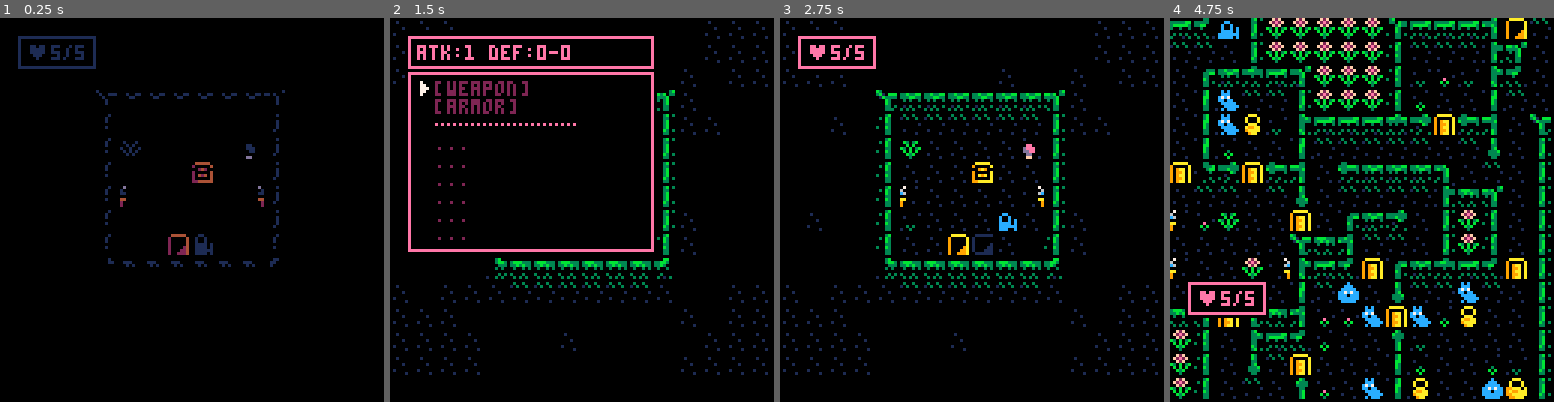
Above: before the commit, frames 1-4 (left to right).
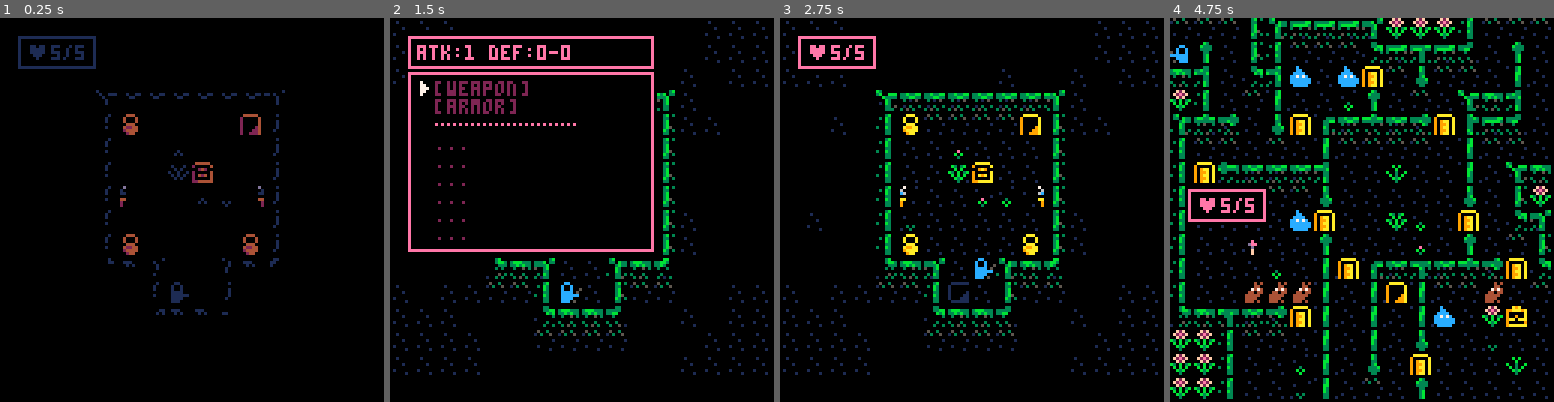
Above: after the commit, the same moments.

Repository: samanpwbb/pico-8
Game: PICO-8 cartridge testgame.p8
Same seed, same stepped clock (60 frames per second), same inputs: the game is played once before the commit and once after it.
Inputs:
- Up to frame 1 (0.25 s): no input
- Up to frame 2 (1.5 s): tap X (X key) at 0.33, 1.07 s; tap O (Z key) at 0.7 s
- Up to frame 3 (2.75 s): hold Right 1.6-2.1 s; tap O (Z key) at 1.7, 2.1, 2.5 s; tap X (X key) at 1.85 s; hold Up 2.15-2.42 s; hold Right from 2.47 s (still down)
- Up to frame 4 (4.75 s): tap O (Z key) every 0.4 s from 2.9 to 4.5 s; tap X (X key) at 2.97, 4.08 s; release Right at 3.03 s; hold Left 3.08-3.58 s; hold Down 3.63-3.97 s; hold Right 4.02-4.68 s; hold Up from 4.73 s (still down)

The runs differ from the first frame. In frame 1, 1.6% of the frame differs, in the area x 31-73%, y 25-78%; in frame 2, 2.0%; in frame 3, 3.9%; in frame 4, 31%, in the area x 0-100%, y 0-100%.

Commit message:
tutorial 45

Diff:
--- a/testgame.p8
+++ b/testgame.p8
@@ -68,6 +68,7 @@
  p_t=0
 
  inv,eqp={},{}
+ makeipool()
 
  wind={}
  float={}
@@ -461,12 +462,22 @@
  	--vase
  	sfx(59)
  	mset(destx,desty,1)
-
- 	if rnd(3)<1 then
-  	local itm=flr(rnd(#itm_name))+1
-  	takeitem(itm)
-   showmsg(itm_name[itm],100)
+ 	if rnd(3)<1 and floor>0 then
+   --add monster if unlucky
+   if rnd(5)<1 then
+    addmob(getrnd(mobpool),destx,desty)
+    --special sfx
+   end
+
+   if freeinvslot()==0 then
+    showmsg("inventory full!",60)
+   else
+    local itm=getrnd(fipool_com)
+   	takeitem(itm)
+    showmsg(itm_name[itm].."!",60)
+   end
  	end
+
  elseif tle==6 then
   --tablet
   if floor==winfloor then
@@ -476,11 +487,19 @@
   end
  elseif tle==10 or tle==12 then
  	--chest
- 	sfx(61)
- 	mset(destx,desty,tle-1)
- 	local itm=flr(rnd(#itm_name))+1
- 	takeitem(itm)
-  showmsg(itm_name[itm])
+  if freeinvslot()==0 then
+   showmsg("inventory full",60)
+   skipai=true
+  else
+   local itm=getrnd(fipool_com)
+   if tle==12 then
+    itm=getitm_rar()
+   end
+  	sfx(61)
+  	mset(destx,desty,tle-1)
+   showmsg(itm_name[itm].."!",60)
+  	takeitem(itm)
+  end
  elseif tle==13 then
 	 --door
  	sfx(62)
@@ -1116,20 +1135,51 @@
  ipool_rar={}
  ipool_com={}
 
- for i=1,#itm_name do
-  local t=itm_type[i]
+ for it=1,#itm_name do
+  local t=itm_type[it]
   if t=="wep" or t=="arm" then
-   add(ipool_rar,i)
+   add(ipool_rar,it)
   else
-   add(ipool_com,i)
-  end
- end
-
+   add(ipool_com,it)
+  end
+ end
+end
+
+function makefipool()
+ fipool_rar={}
+ fipool_com={}
+
+ for it in all(ipool_rar) do
+  if itm_minf[it]<=floor
+   and itm_maxf[it]>=floor then
+   add(fipool_rar,it)
+  end
+ end
+
+ for it in all(ipool_com) do
+  if itm_minf[it]<=floor
+   and itm_maxf[it]>=floor then
+   add(fipool_com,it)
+  end
+ end
+
+end
+
+function getitm_rar()
+ if #fipool_rar>0 then
+  local itm=getrnd(fpool_rar)
+  del(fipool_rar,itm)
+  del(ipool_rar,itm)
+  return itm
+ else
+  return getrnd(fipool_com)
+ end
 end
 -->8
 --gen
 function genfloor(f)
  floor=f
+ makefipool()
 
  -- clear mobs
  mob={}
@@ -1615,7 +1665,7 @@
 end
 
 function decobase(r,tx,ty,x,y)
- if rnd()>0.5 then
+ if rnd()>0.5 and y>0 then
   mset(tx,ty,rndint(68,70))
  end
 end
@@ -1653,7 +1703,6 @@
   x,y=r.x+rndint(0,r.w-2),
    r.y+rndint(0,r.h-2)
  until mget(x,y)==1 and not bytile(x,y,13)
- printh("place")
  mset(x,y,rare and 12 or 10)
 end
 
@@ -1923,16 +1972,16 @@
 0000000000000000000000000000000001010000000000000000000000010101010101000001010101010101010101010202020202020202020202020202020200000000000000000000000000000000000000000000000000000000000000000000000000000000000000000000000000000000000000000000000000000000
 0000000000000000000000000000000001010100000000000001000001000101010100000101010101010101010001010202020202020202020202020202020200000000000000000000000000000000000000000000000000000000000000000000000000000000000000000000000000000000000000000000000000000000
 0000000000000000000000000000000000000000133333333333331401000000010001010101010101010101010000000202020202020202020202020202020200000000000000000000000000000000000000000000000000000000000000000000000000000000000000000000000000000000000000000000000000000000
-0000000000000000000000000000000000000100203e3e3e3e3e3e2201010000000000010101010601010101010100000202020202020202020202020202020200000000000000000000000000000000000000000000000000000000000000000000000000000000000000000000000000000000000000000000000000000000
-0000000000000000000000000000000000000000200201010101562200000000000000010101010101010101010000000202020202020202020202020202020200000000000000000000000000000000000000000000000000000000000000000000000000000000000000000000000000000000000000000000000000000000
-0000000000000000000000000000000000000000200101010601012200000000000000010101010101010101010000000202020202020202020202020202020200000000000000000000000000000000000000000000000000000000000000000000000000000000000000000000000000000000000000000000000000000000
-0000000000000000000000000000000000000000204001010101422200000000000000000101010101010101010000000202020202020202020202020202020200000000000000000000000000000000000000000000000000000000000000000000000000000000000000000000000000000000000000000000000000000000
+000000000000000000000000000000000000010020073e3e3e3e0e2201010000000000010101010601010101010100000202020202020202020202020202020200000000000000000000000000000000000000000000000000000000000000000000000000000000000000000000000000000000000000000000000000000000
+0000000000000000000000000000000000000000200101460101012200000000000000010101010101010101010000000202020202020202020202020202020200000000000000000000000000000000000000000000000000000000000000000000000000000000000000000000000000000000000000000000000000000000
+0000000000000000000000000000000000000000200101530601012200000000000000010101010101010101010000000202020202020202020202020202020200000000000000000000000000000000000000000000000000000000000000000000000000000000000000000000000000000000000000000000000000000000
+0000000000000000000000000000000000000000204001014644422200000000000000000101010101010101010000000202020202020202020202020202020200000000000000000000000000000000000000000000000000000000000000000000000000000000000000000000000000000000000000000000000000000000
 000000000000000000000000000000000001000020450101010101220100000000010000010101010f010101010000000202020202020202020202020202020200000000000000000000000000000000000000000000000000000000000000000000000000000000000000000000000000000000000000000000000000000000
-00000000000000000000000000000000000000002001010e0f01052001000000000000000101010101010101010000000202020202020202020202020202020200000000000000000000000000000000000000000000000000000000000000000000000000000000000000000000000000000000000000000000000000000000
-0000000000000000000000000000000000000000303131313131313200000000000000000001010101010101000000000202020202020202020202020202020200000000000000000000000000000000000000000000000000000000000000000000000000000000000000000000000000000000000000000000000000000000
-0000000000000000000000000000000001000101013e3e3e3e3e3e0100000101010001010000000101000000000001010202020202020202020202020202020200000000000000000000000000000000000000000000000000000000000000000000000000000000000000000000000000000000000000000000000000000000
-0000000000000000000000000000000001010100000000000000000001000101010101010000000000000000010001010202020202020202020202020202020200000000000000000000000000000000000000000000000000000000000000000000000000000000000000000000000000000000000000000000000000000000
-0000000000000000000000000000000001010101000000010000000000010101010101010000000100000000000101010202020202020202020202020202020200000000000000000000000000000000000000000000000000000000000000000000000000000000000000000000000000000000000000000000000000000000
+0000000000000000000000000000000000000000200701010101072201000000000000000101010101010101010000000202020202020202020202020202020200000000000000000000000000000000000000000000000000000000000000000000000000000000000000000000000000000000000000000000000000000000
+0000000000000000000000000000000000000000303112010110313200000000000000000001010101010101000000000202020202020202020202020202020200000000000000000000000000000000000000000000000000000000000000000000000000000000000000000000000000000000000000000000000000000000
+00000000000000000000000000000000010001013e3e200f01223e3e00000101010001010000000101000000000001010202020202020202020202020202020200000000000000000000000000000000000000000000000000000000000000000000000000000000000000000000000000000000000000000000000000000000
+0000000000000000000000000000000001010100000023313124000001000101010101010000000000000000010001010202020202020202020202020202020200000000000000000000000000000000000000000000000000000000000000000000000000000000000000000000000000000000000000000000000000000000
+000000000000000000000000000000000101010100003e3e3e3e000000010101010101010000000100000000000101010202020202020202020202020202020200000000000000000000000000000000000000000000000000000000000000000000000000000000000000000000000000000000000000000000000000000000
 0000000000000000000000000000000001010101000000000000000001010101010101010000000000000000010101010202020202020202020202020202020200000000000000000000000000000000000000000000000000000000000000000000000000000000000000000000000000000000000000000000000000000000
 
 
Not shown, changed: 37 lines of the sprite sheet (__gfx__) section of testgame.p8
